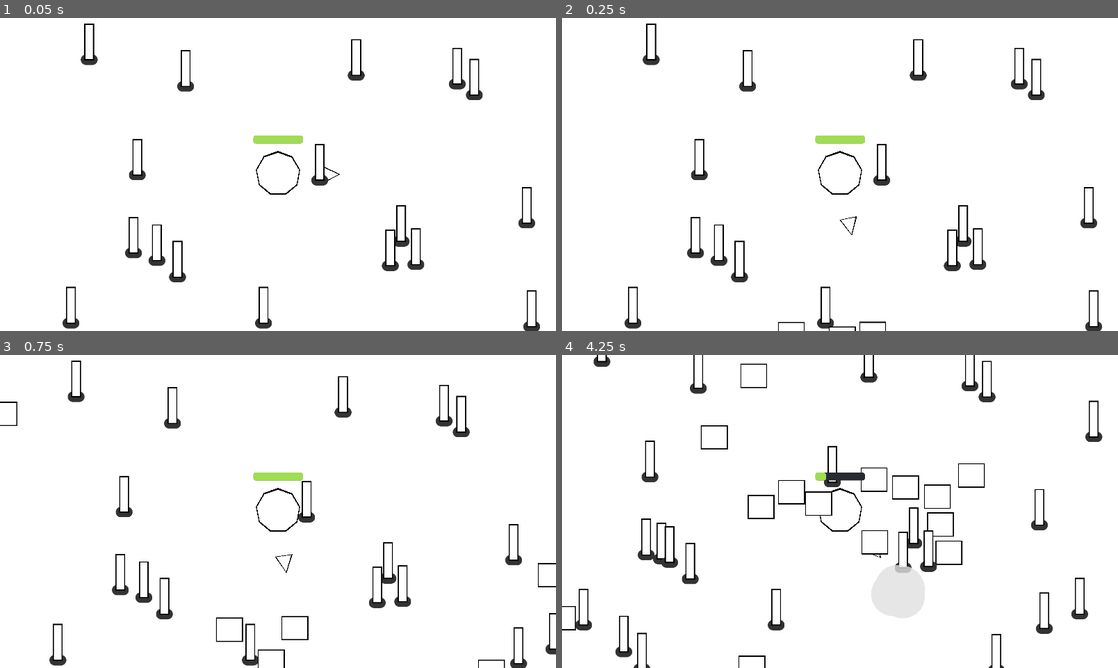
Above: before the commit, frames 1-4 (two rows, left to right).
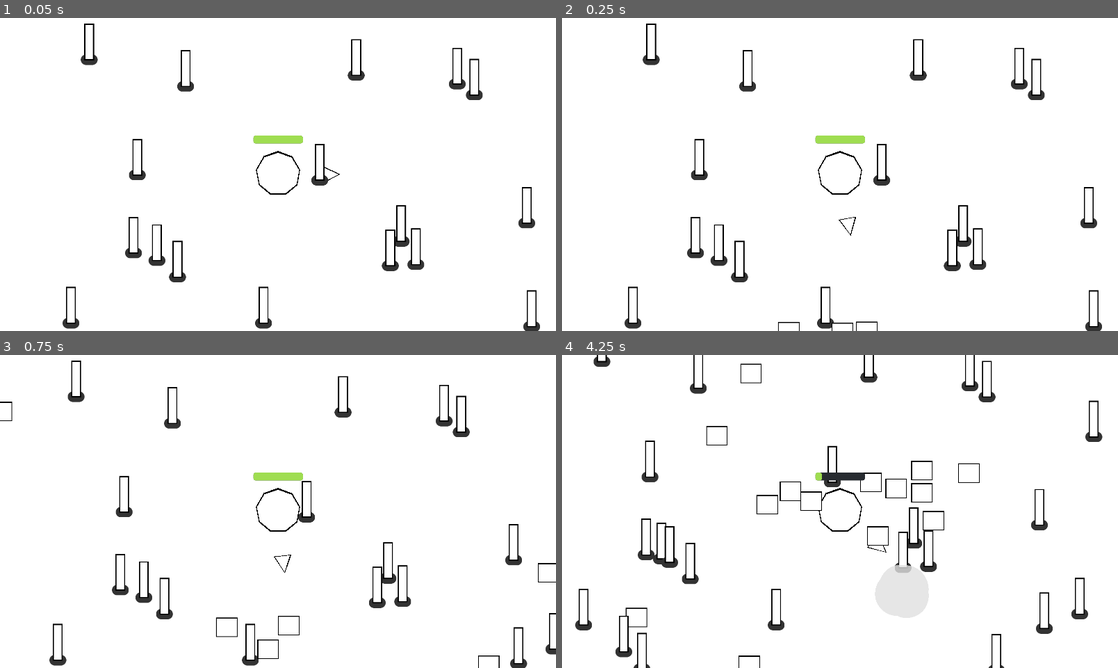
Above: after the commit, the same moments.

Repository: Alyosha-ctrl/foolJam2025
Game: Godot game, scene res://tower_survival.tscn
Same seed, same stepped clock (60 frames per second), same inputs: the game is played once before the commit and once after it.
Inputs:
- Up to frame 1 (0.05 s): no input
- Up to frame 2 (0.25 s): no input
- Up to frame 3 (0.75 s): hold D (move_right) from 0.53 s (still down)
- Up to frame 4 (4.25 s): release D (move_right) at 1.28 s; hold S (move_down) 1.28-2.03 s; hold D (move_right) 2.03-2.78 s; hold W (move_up) 2.78-3.53 s; hold A (move_left) from 3.53 s (still down)

Frame 1 is identical in both runs. In frame 2, 0.1% of the frame differs, in the area x 42-59%, y 63-100%; in frame 3, 0.4%; in frame 4, 1.5%, in the area x 0-77%, y 2-100%.

Commit message:
bullets now triangles, mobs now smaller

Diff:
--- a/bullet.tscn
+++ b/bullet.tscn
@@ -12,11 +12,22 @@
 collision_mask = 3
 script = ExtResource("1_v8qja")
 
+[node name="Polygon2D" type="Polygon2D" parent="."]
+scale = Vector2(1.09677, 1.16667)
+color = Color(0, 0, 0, 1)
+polygon = PackedVector2Array(-13, -12, -13, 12, 18, 0)
+
+[node name="Polygon2D" type="Polygon2D" parent="Polygon2D"]
+scale = Vector2(0.630258, 0.845238)
+polygon = PackedVector2Array(-18.8065, -12.169, -18.8065, 12.169, 23.1464, 0)
+
 [node name="Projectile" type="Sprite2D" parent="."]
+visible = false
 position = Vector2(-11, -1)
 texture = ExtResource("2_t4vbm")
 
 [node name="CollisionShape2D" type="CollisionShape2D" parent="."]
+light_mask = 2
 shape = SubResource("CircleShape2D_2b2rl")
 
 [connection signal="body_entered" from="." to="." method="_on_body_entered"]
--- a/mob.gd
+++ b/mob.gd
@@ -8,8 +8,6 @@
 var control = 1
 var defense = 1
 @onready var player = get_node("/root/Game/Player")
-func _ready() -> void:
-	$%Slime.play_walk()
 
 func _physics_process(delta: float) -> void:
 	var direction = global_position.direction_to(player.global_position)
@@ -23,7 +21,6 @@
 func take_damage(damage):
 	#Later take in type to alter damage as well as defense
 	health-=damage
-	$%Slime.play_hurt()
 	if(health == 0):
 		#Hides death.
 		const SMOKE_SCENE = preload("res://smoke_explosion/smoke_explosion.tscn")
--- a/mob.tscn
+++ b/mob.tscn
@@ -1,23 +1,20 @@
-[gd_scene load_steps=4 format=3 uid="uid://cctamn8lk3gjj"]
+[gd_scene load_steps=3 format=3 uid="uid://cctamn8lk3gjj"]
 
-[ext_resource type="PackedScene" uid="uid://ogik4s70pgwl" path="res://characters/slime/slime.tscn" id="1_dy6sc"]
 [ext_resource type="Script" uid="uid://tyhkc1p8gbp0" path="res://mob.gd" id="1_nokgg"]
 
 [sub_resource type="RectangleShape2D" id="RectangleShape2D_nokgg"]
 size = Vector2(105, 96)
 
 [node name="Mob" type="CharacterBody2D"]
+position = Vector2(7, 38)
 collision_layer = 2
 collision_mask = 3
 platform_floor_layers = 4294967040
 script = ExtResource("1_nokgg")
 
-[node name="Slime" parent="." instance=ExtResource("1_dy6sc")]
-unique_name_in_owner = true
-visible = false
-
 [node name="CollisionShape2D" type="CollisionShape2D" parent="."]
-position = Vector2(0.5, -30)
+position = Vector2(-7.5, -38.75)
+scale = Vector2(0.8, 0.8)
 shape = SubResource("RectangleShape2D_nokgg")
 
 [node name="ColorRect2" type="ColorRect" parent="."]
@@ -25,11 +22,14 @@
 offset_top = -73.0
 offset_right = 46.0
 offset_bottom = 11.0
+scale = Vector2(0.8, 0.8)
 color = Color(0, 0, 0, 1)
+metadata/_edit_use_anchors_ = true
 
 [node name="ColorRect" type="ColorRect" parent="."]
 offset_left = -44.0
 offset_top = -69.0
 offset_right = 42.0
 offset_bottom = 7.0
+scale = Vector2(0.8, 0.8)
 metadata/_edit_use_anchors_ = true
